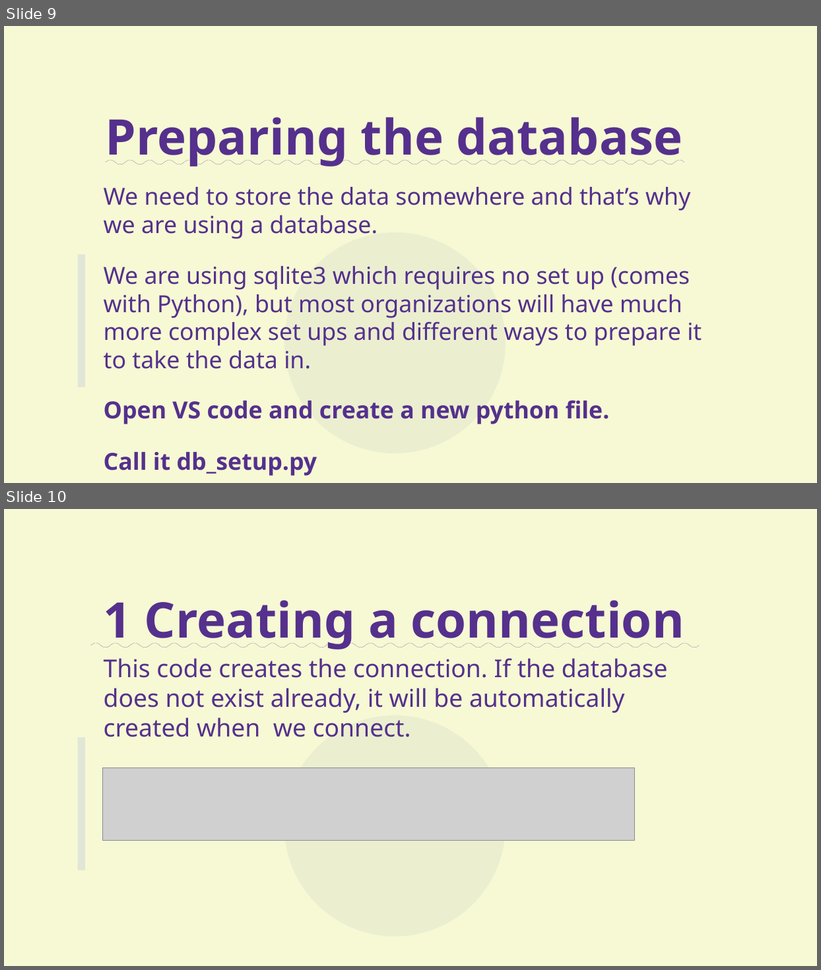
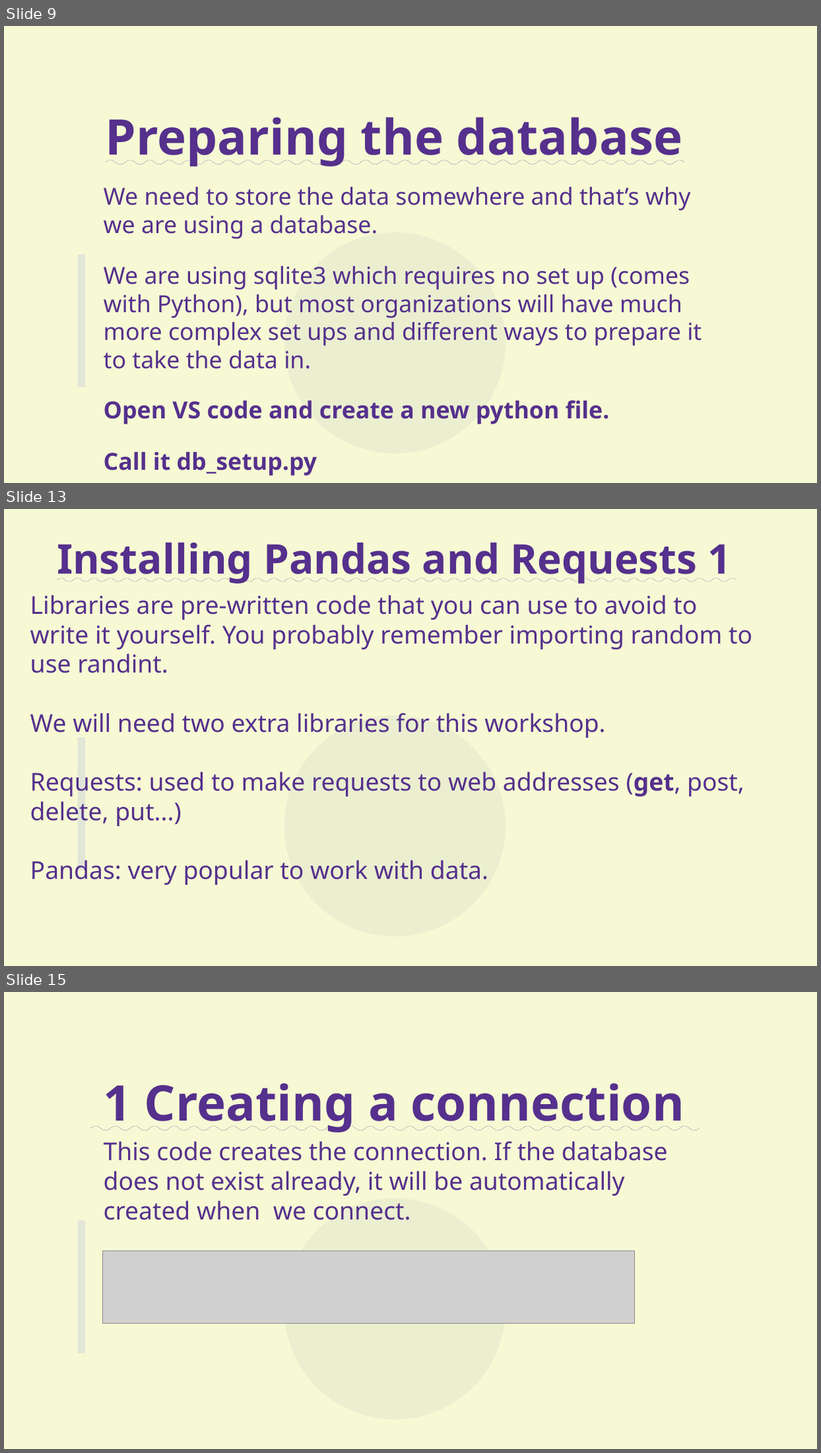
Before and after one commit to aram-de/aas_workshop_pub, a slide deck: presentation_KhanRev.odp. Shown one above the other, each under a label of ours: slides 9 and 10 before the commit, slides 9, 13 and 15 after it; the slides between them are not shown. The pictures are 821x970 and 821x1453 pixels, drawn with LibreOffice and Linux fonts; fonts in the diff are those of the drawing; grey boxes stand for pictures. Boxes give left, top, right and bottom in pixels: in the first picture for what was removed or moved away, otherwise in the second. Text is boxed around its words. In the diff, an @@ line names an element or a change of style, - is before the commit and + after.

```diff
--- a/presentation_KhanRev.odp
+++ b/presentation_KhanRev.odp
@@ slide 13 added at [4,509,817,966], background #F6F9D4; not listed: 1 template element that a slide beside it also shows @@
@@ title added at [57,543,731,584], 40 pt, text #55308D, bold, underline @@
+Installing Pandas and Requests 1
@@ title added at [30,595,752,885], 24 pt, text #55308D @@
+Libraries are pre-written code that you can use to avoid to write it yourself. You probably remember importing random to use randint.
+We will need two extra libraries for this workshop.
+Requests: used to make requests to web addresses (get, post, delete, put...)
+Pandas: very popular to work with data.
@@ rectangle added at [78,738,85,871], fill #CED4DA at 50% opacity @@
@@ what was slide 10 is now slide 15 @@
```
Also in this commit, not shown: 2 slides changed, 4 other slides added, 1 slide removed.
